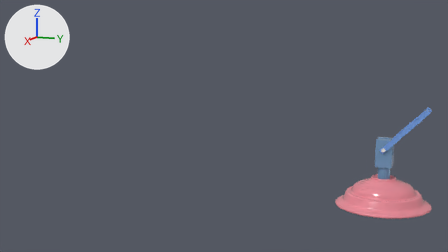
Before and after pictures for a commit that changed the Blender file Lamp/lamp_v005.blend.
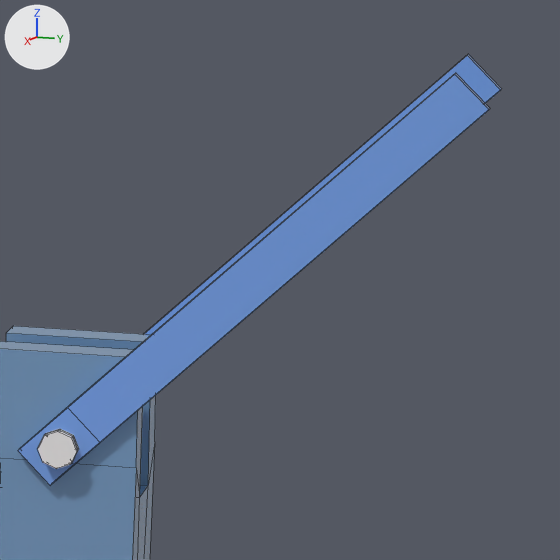
The first picture shows the older version from the file's camera 'Camera'. The close-ups show both versions on the part from 84% to 98% of the width and 40% to 65% of the height of that picture; other places that the commit changed are outside them. Arrows for +X, +Y and +Z are at upper left; the lights stay in place. The close-ups show mesh edges as thin lines.

Names of what the first close-up shows: 'Hands', 'Support Pipe', 'SupportBase'.
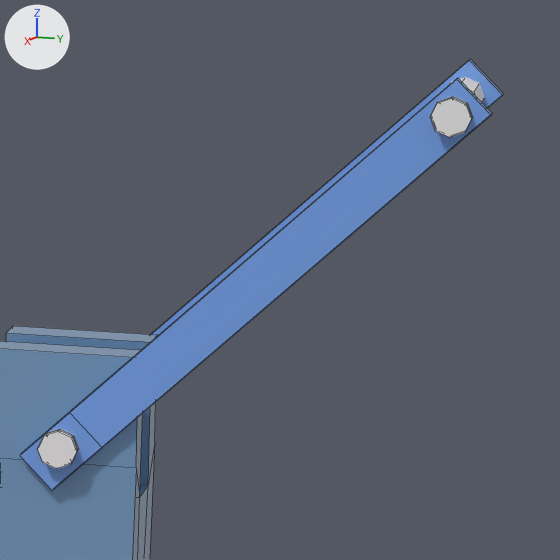
Where the newer file only moved an object's origin or applied its transform, the numbers keep the older frame.

Patch to the scene script:
```diff
--- a/Lamp/lamp_v005.blend.py
+++ b/Lamp/lamp_v005.blend.py
@@ me_cube_001 @@
 me_cube_001.from_pydata(...)  # 12 vertices, 10 faces; spans x -0.03..0.03, y -0.6..1.2, z -0.6..1.2
 # used by ob_hands; location = (0.15, 0.195, 1.204); scale = (0.45, 0.45, 0.45)
+# me_cube_001 part 1: the whole mesh is scaled about the mesh origin by 0.45
 me_cube_001.materials.append(mat_top)
@@ me_cylinder_001 @@
+me_cylinder_001.from_pydata(...)  # 66 vertices, 64 faces; spans x 0.0..0.191, y -0.036..0.036, z -0.036..0.036
@@ ob_hands @@
 ob_hands = bpy.data.objects.new('Hands', me_cube_001)
-ob_hands.location = (0.15, 0.195, 1.204)
-ob_hands.scale = (0.45, 0.45, 0.45)
+ob_hands.location = (0.15, 0.199, 1.195)
 _m = ob_hands.modifiers.new('Mirror', 'MIRROR')
@@ ob_support_pipe_001 @@
+ob_support_pipe_001 = bpy.data.objects.new('Support Pipe.001', me_cylinder_001)
+ob_support_pipe_001.location = (0.0, 0.67, 1.666)
+_m = ob_support_pipe_001.modifiers.new('Mirror', 'MIRROR')
+_m.use_axis = (False, True, False)
+_m.mirror_object = ob_handaxes
```

What differs and where, as boxes [x1, y1, x2, y2] in the close-ups (560 x 560 px):
'Hands', moved, rescaled
    before: [18, 54, 502, 485]
    after: [20, 59, 504, 490]
'Support Pipe.001', added
    after: [430, 77, 485, 137]
